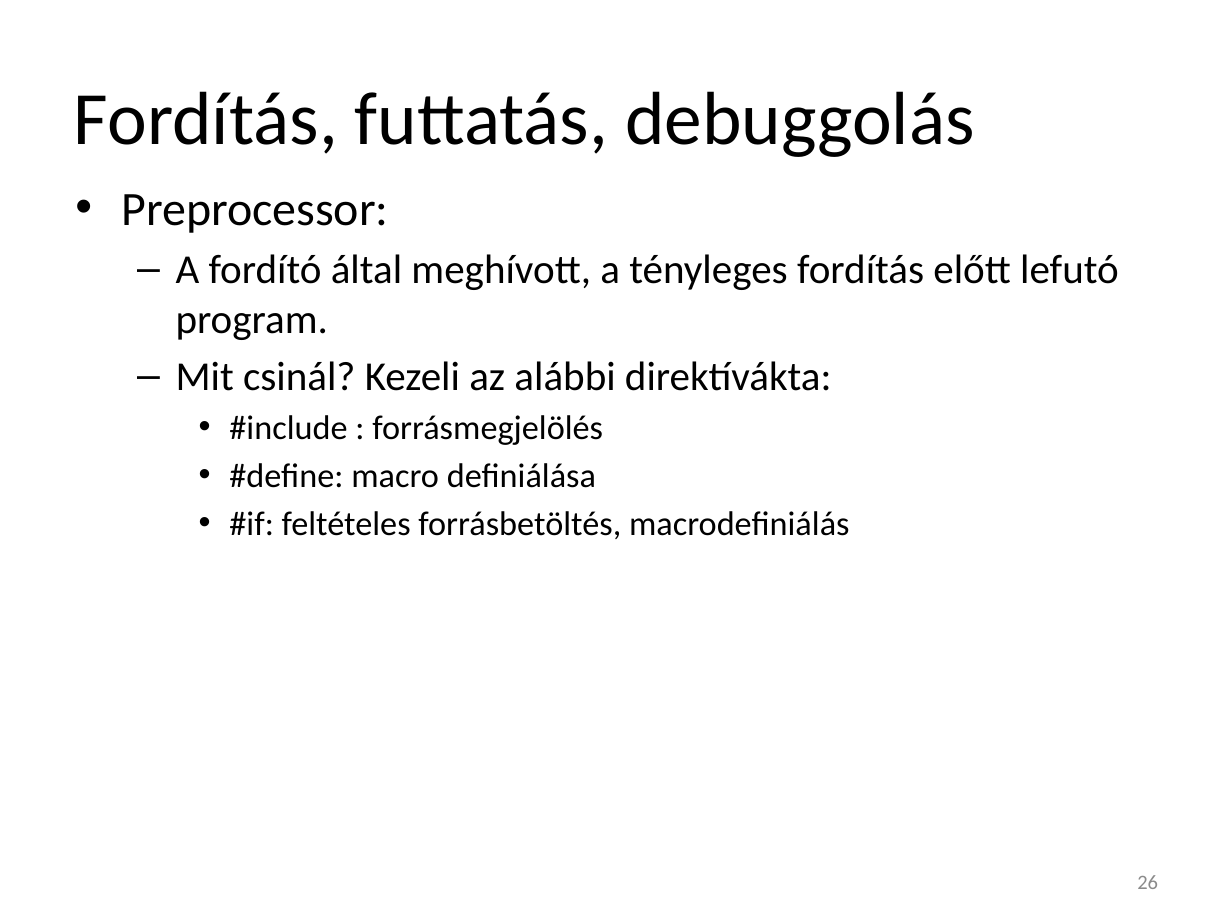
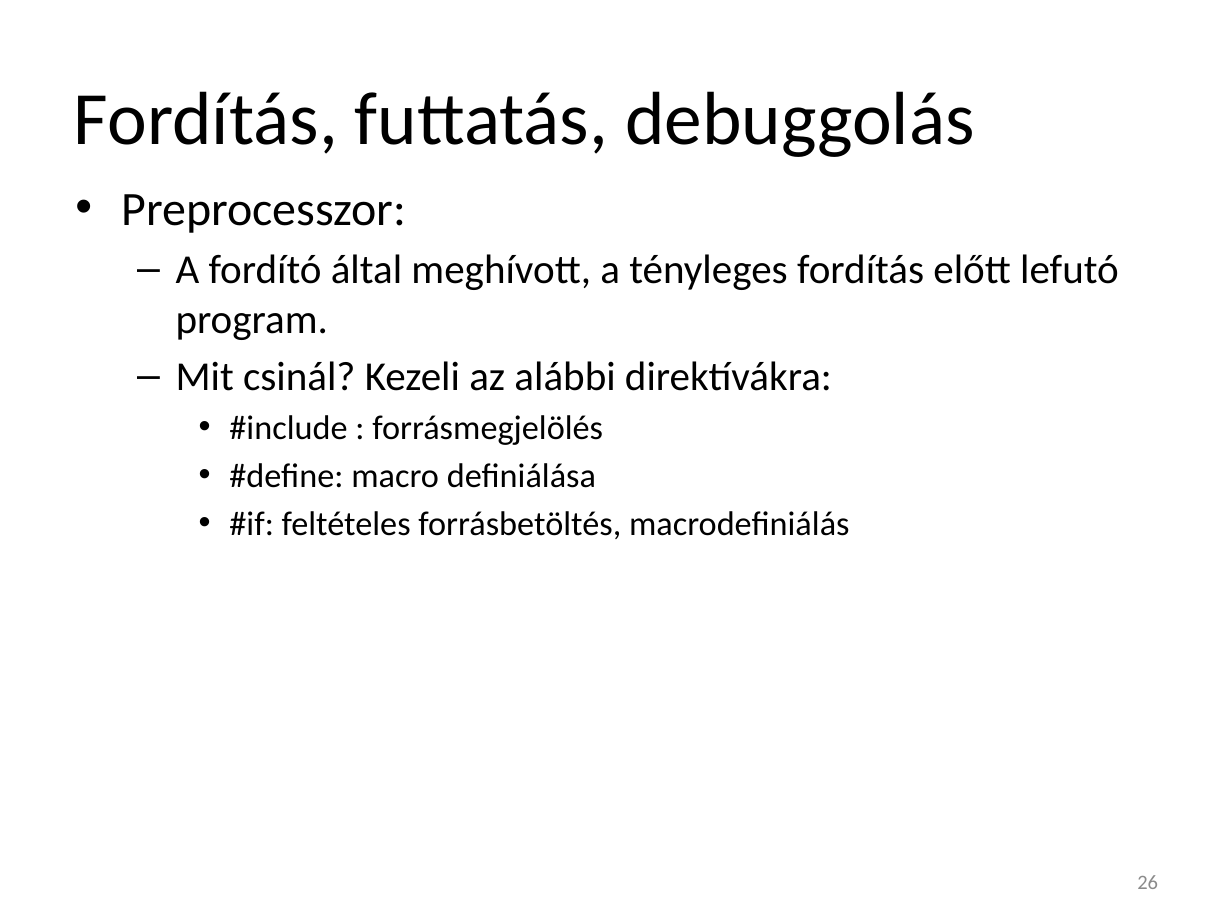
Before and after one commit to torokmark/cppgyak_jegyzet, a slide deck: slide 26 of programozasi_nyelvek_cpp_gyak01.pptx. Drawn at 1232x924 pixels with LibreOffice and Linux fonts; fonts in the diff are those of the drawing. Boxes give left, top, right and bottom in pixels: in the first picture for what was removed or moved away, otherwise in the second. Text is boxed around its words. In the diff, an @@ line names an element or a change of style, - is before the commit and + after.

Commit message:
Fixed: typos

```diff
--- a/programozasi_nyelvek_cpp_gyak01.pptx
+++ b/programozasi_nyelvek_cpp_gyak01.pptx
@@ text at (122,194,406,233): text changed @@
-• Preprocessor:
+• Preprocesszor:
@@ text at (176,361,832,391): text changed @@
-  – Mit csinál? Kezeli az alábbi direktívákta:
+  – Mit csinál? Kezeli az alábbi direktívákra:
```
Also in this commit, not shown: 8 other slides changed.
